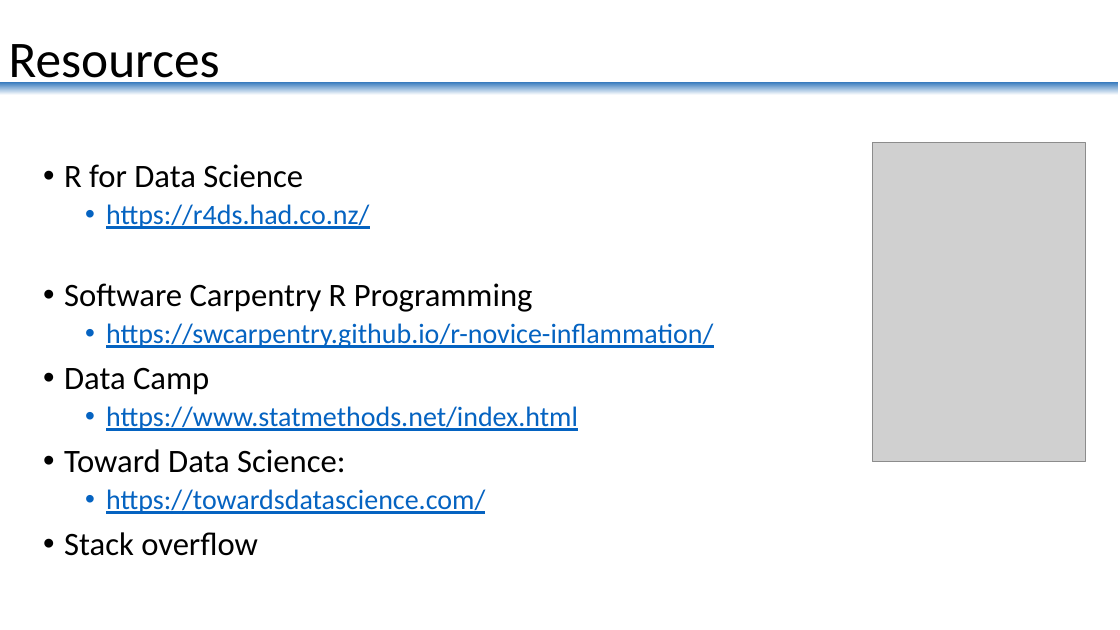
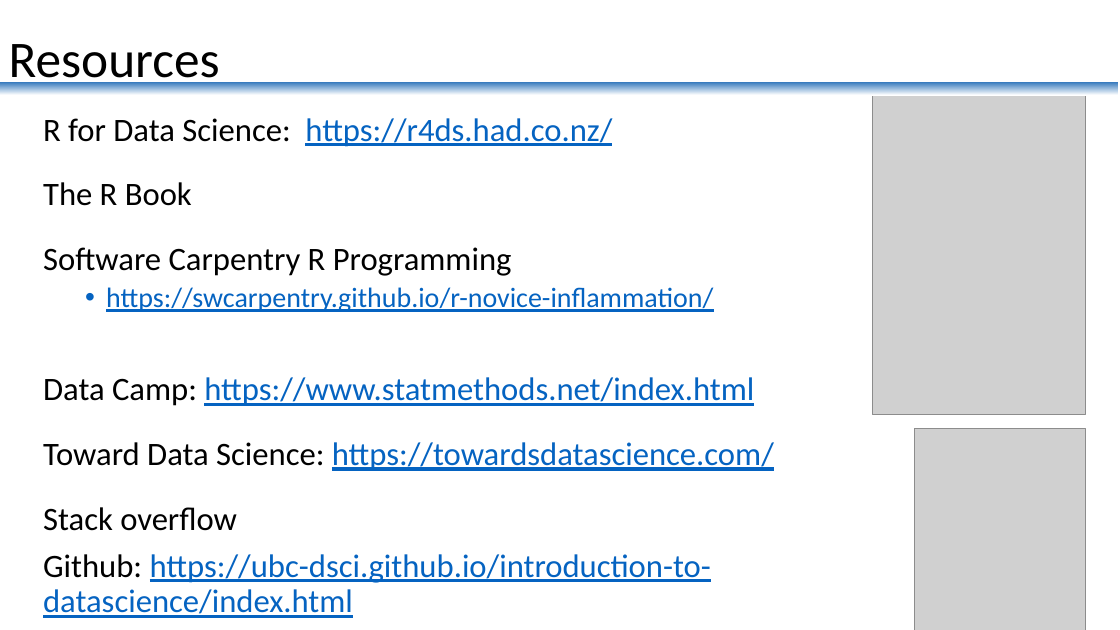
Before and after one commit to MagB/R_Course1, a slide deck: slide 14 of 1_Why_R/R_for_STATCAN.pptx. Drawn at 1120x630 pixels with LibreOffice and Linux fonts; fonts in the diff are those of the drawing; grey boxes stand for pictures. Boxes give left, top, right and bottom in pixels: in the first picture for what was removed or moved away, otherwise in the second. Text is boxed around its words. In the diff, an @@ line names an element or a change of style, - is before the commit and + after.

```diff
--- a/1_Why_R/R_for_STATCAN.pptx
+++ b/1_Why_R/R_for_STATCAN.pptx
@@ text "R for Data Science: https://r4ds.had.co.nz/": place and size @@
-text "R for Data Science: https://r4ds.had.co.nz/" at bbox=[64, 164, 713, 556]
+text "R for Data Science: https://r4ds.had.co.nz/" at bbox=[43, 118, 774, 618]
@@ text at bbox=[43, 118, 612, 206]: text changed; size 24 to 28 pt; text colour #0563C1 to #000000 @@
-• R for Data Science
-  • https://r4ds.had.co.nz/
+R for Data Science: https://r4ds.had.co.nz/
+The R Book
@@ picture: place and size @@
-picture at bbox=[872, 142, 1086, 461]
+picture at bbox=[872, 95, 1086, 414]
@@ text at bbox=[43, 247, 512, 531]: bullet • to none @@
@@ text at bbox=[43, 377, 774, 471]: text changed; size 24 to 28 pt @@
-• Data Camp
-  • https://www.statmethods.net/index.html
-• Toward Data Science:
-  • https://towardsdatascience.com/
+Data Camp: https://www.statmethods.net/index.html
+Toward Data Science: https://towardsdatascience.com/
@@ picture added at bbox=[915, 429, 1086, 630] @@
@@ text at bbox=[43, 554, 711, 618]: paragraph added @@
+Github: https://ubc-dsci.github.io/introduction-to-datascience/index.html
```
Also in this commit, not shown: 3 other slides changed, 1 slide removed, 9 other files.
